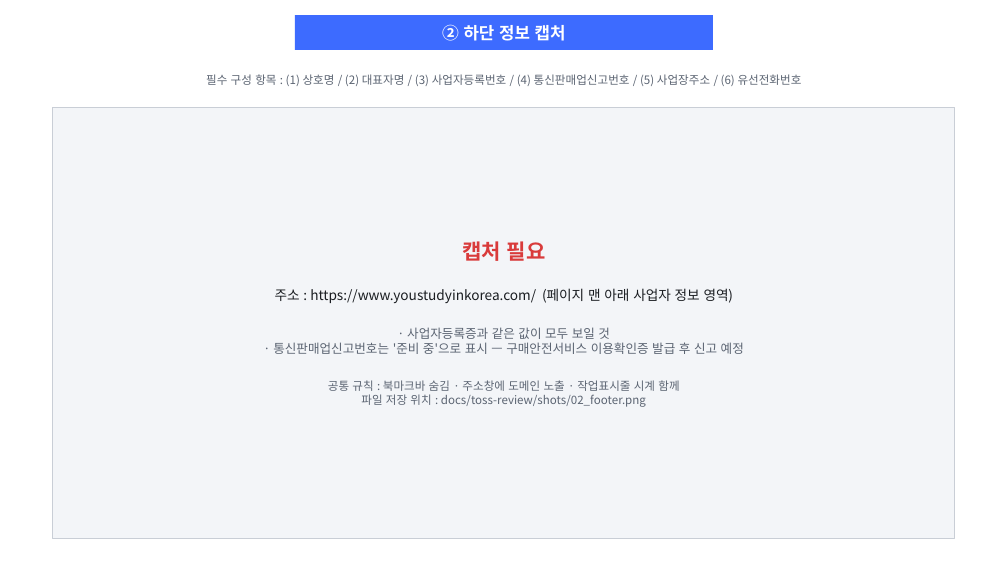
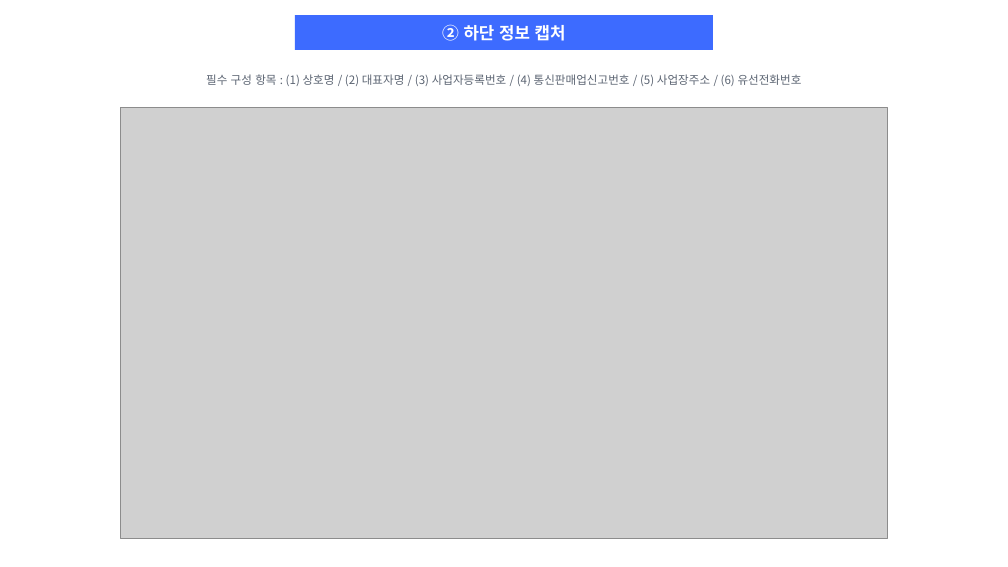
Before and after one commit to byron-glocare/byron-glocare-repo, a slide deck: slide 2 of docs/toss-review/결제경로_글로케어.pptx. Drawn at 1008x567 pixels with LibreOffice and Linux fonts; fonts in the diff are those of the drawing; grey boxes stand for pictures. Boxes give left, top, right and bottom in pixels: in the first picture for what was removed or moved away, otherwise in the second. Text is boxed around its words. In the diff, an @@ line names an element or a change of style, - is before the commit and + after.

Commit message:
docs(toss): 결제경로 캡처 7장 완료 — CDP 로 직접 몰아서 촬영
가이드 만들 때 쓰던 방식(전용 프로필 크롬 + 원격 디버깅)으로 돌아갔다.
puppeteer-core 를 설치할 수 없어 Node 24 내장 WebSocket 으로 CDP 를 직접 붙였다.

전용 프로필이라 북마크바·개인 탭·확장이 없고, 확장이 아니라 CDP 라
"'Claude'에서 디버깅을 시작함" 배너도 안 뜬다. 카드사에 낼 자료에 그런 게
찍히면 안 된다.

캡처 방식에서 걸린 것들:
- PrintWindow(창만 촬영)는 GPU 합성 화면을 못 받아 페이지가 빈칸으로 나오고,
  작업표시줄 시계도 안 들어간다. 시계는 필수(가이드 4쪽 3항)라 전체화면이어야 한다.
- 전체화면은 대상 창이 앞에 있어야 하는데 SetForegroundWindow 는 백그라운드에서
  막힌다. SetWindowPos(HWND_TOPMOST) 로 포커스를 뺏지 않고 창만 올려 해결했다.
- 크롬이 가려진 창의 렌더링을 멈춰서 첫 캡처가 회색이었다.
  --disable-features=CalculateNativeWinOcclusion 로 껐다.
- PowerShell 5.1 이 UTF-8 스크립트를 ANSI 로 읽어 한글이 깨지며 파서가 죽었다. BOM 추가.

⑥ 카드 결제창은 위젯이 계좌이체를 기본 선택해서 그대로 열면 퀵계좌이체가 나온다.
신용·체크카드 → 카드사(국민) → 할부(일시불)까지 골라야 카드 결제창이 뜬다.
셋 다 iframe 안이라 Input.dispatchMouseEvent 로 좌표 클릭했다. 산업은행은
ISP/페이북 팝업으로 빠져 팝업차단에 막히므로 국민카드로 잡았다.

capture.js: pre(②③④) / post(⑤⑥) 로 나눠 실행. 로그인은 사람이 한다.

```diff
--- a/docs/toss-review/결제경로_글로케어.pptx
+++ b/docs/toss-review/결제경로_글로케어.pptx
@@ rectangle removed at (53,107,955,538) @@
-캡처 필요
-주소 : https://www.youstudyinkorea.com/ (페이지 맨 아래 사업자 정보 영역)
-· 사업자등록증과 같은 값이 모두 보일 것
-· 통신판매업신고번호는 '준비 중'으로 표시 — 구매안전서비스 이용확인증 발급 후 신고 예정
-공통 규칙 : 북마크바 숨김 · 주소창에 도메인 노출 · 작업표시줄 시계 함께
-파일 저장 위치 : docs/toss-review/shots/02_footer.png
@@ picture added at (121,107,887,538) @@
```
Also in this commit, not shown: 6 other slides changed, 6 other files.
